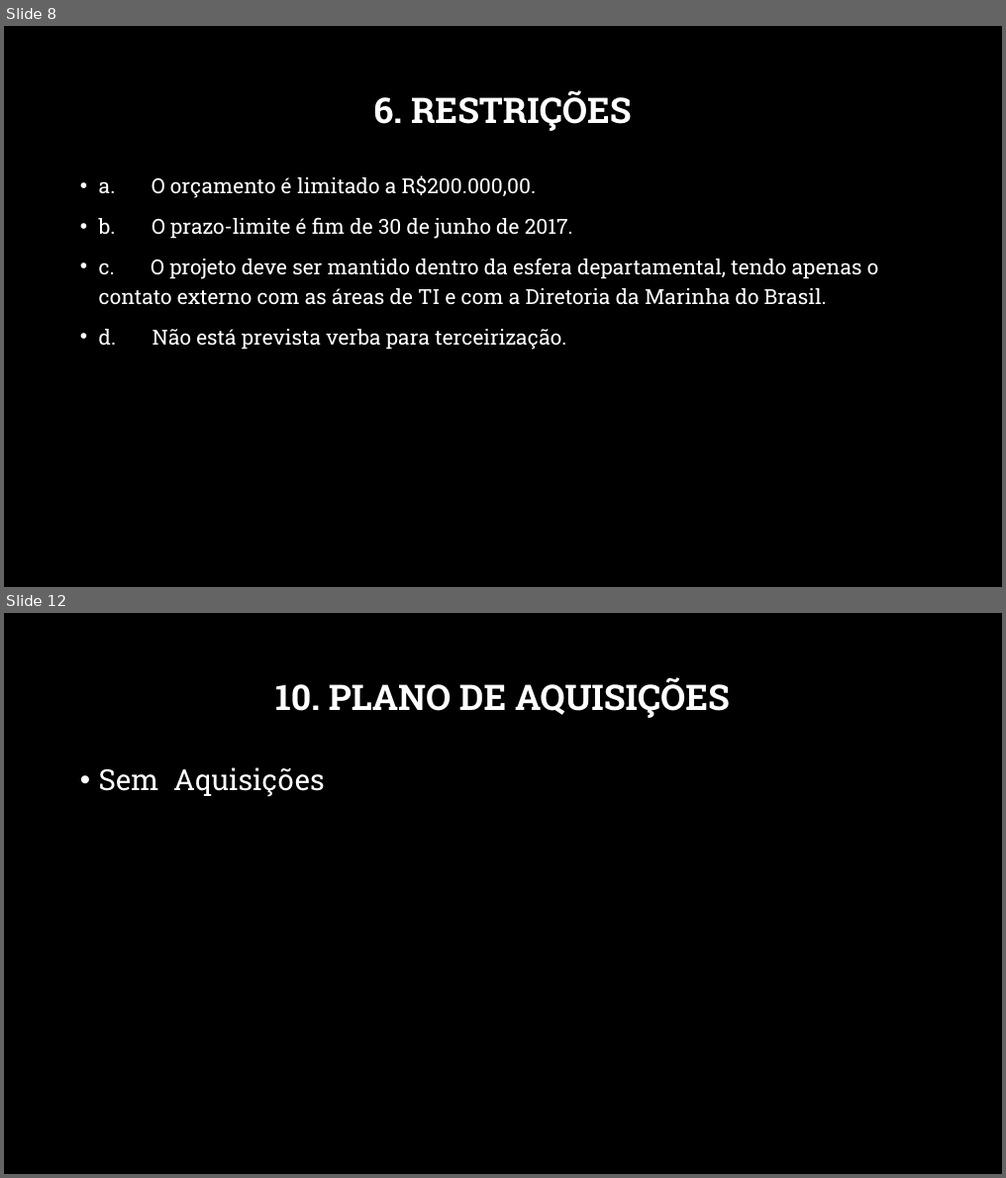
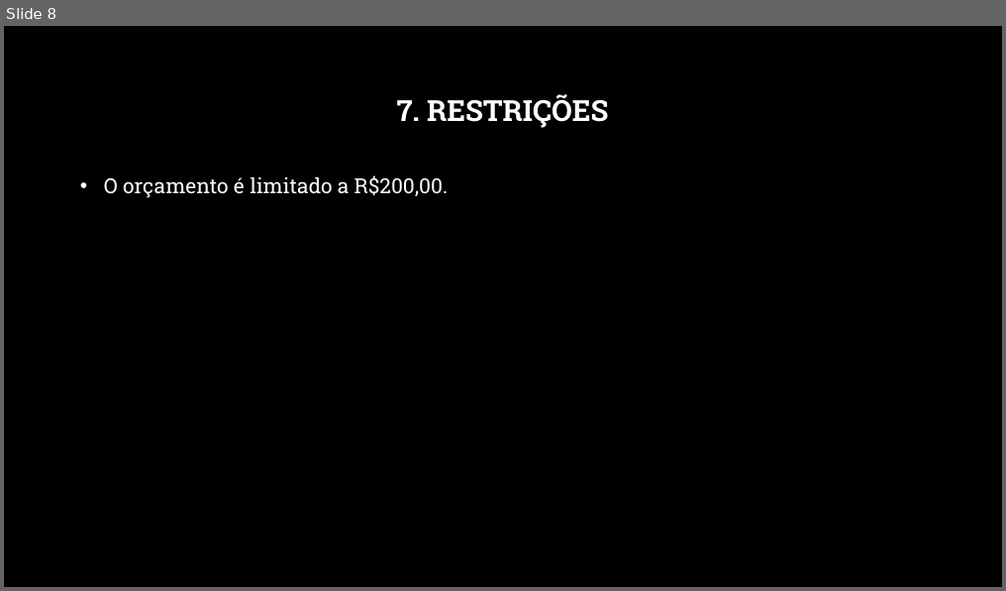
Before and after one commit to Thiarlleson/ProjetoSistemaEmbarcado, a slide deck: Radar_Ultrasonico.pptx. Shown one above the other, each under a label of ours: slides 8 and 12 before the commit, slide 8 after it; the slides between them are not shown. The pictures are 1006x1178 and 1006x591 pixels, drawn with LibreOffice and Linux fonts; fonts in the diff are those of the drawing; background and template pictures are left out. Boxes give left, top, right and bottom in pixels: in the first picture for what was removed or moved away, otherwise in the second. Text is boxed around its words. In the diff, an @@ line names an element or a change of style, - is before the commit and + after.

```diff
--- a/Radar_Ultrasonico.pptx
+++ b/Radar_Ultrasonico.pptx
@@ slide 12 removed at box(4, 613, 1002, 1174), background picture (left out) @@
@@ title removed at box(275, 677, 730, 718) @@
-10. PLANO DE AQUISIÇÕES
@@ text removed at box(99, 767, 325, 797) @@
-• Sem Aquisições
@@ slide 8 changed as well @@
@@ title at box(397, 94, 608, 128): text changed; size 34 to 28 pt @@
-6. RESTRIÇÕES
+7. RESTRIÇÕES
@@ text at box(104, 175, 448, 198): text changed @@
-• a. O orçamento é limitado a R$200.000,00.
-• b. O prazo-limite é fim de 30 de junho de 2017.
-• c. O projeto deve ser mantido dentro da esfera departamental, tendo apenas o contato externo com as áreas de TI e com a Diretoria da Marinha do Brasil.
-• d. Não está prevista verba para terceirização.
+• O orçamento é limitado a R$200,00.
```
Also in this commit, not shown: 6 other slides changed, 4 slides added, 6 other slides removed, 3 other files.
